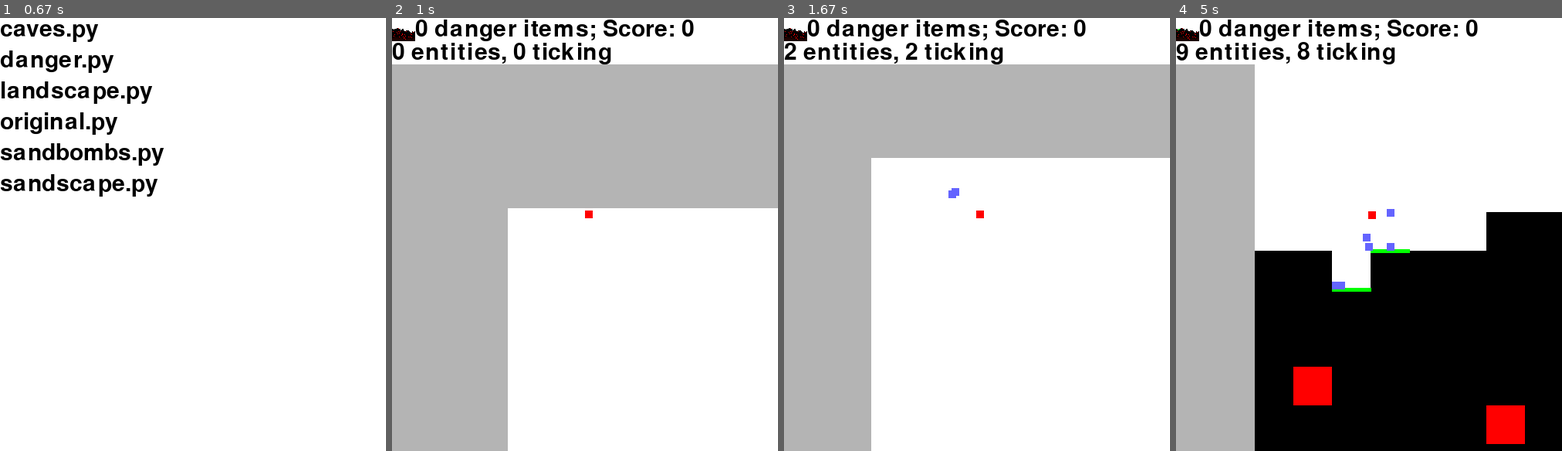
Above: before the commit, frames 1-4 (left to right).
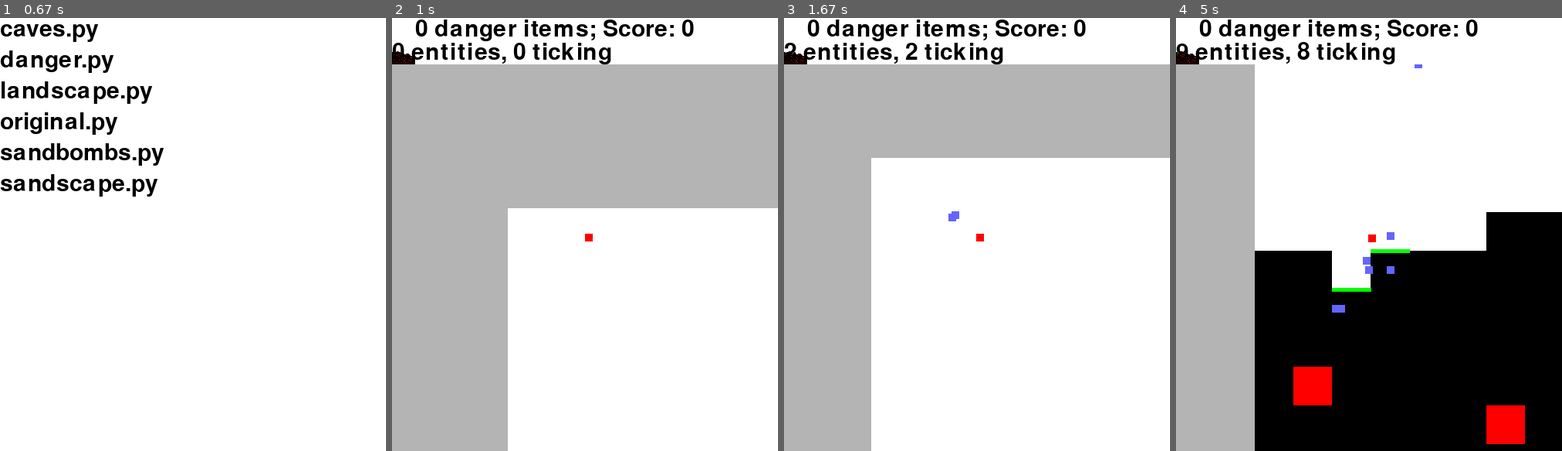
Above: after the commit, the same moments.

Repository: sillypantscoder/pygame_platformer_2
Game: pygame game, started from main.py
Two runs of this game, one before a commit and one after it. Both use one fixed random seed, a clock stepped at 60 frames per second and the inputs below.
Inputs:
- Up to frame 1 (0.67 s): click "Go >" at 0.38 s
- Up to frame 2 (1 s): click "landscape.py" at 0.72 s
- Up to frame 3 (1.67 s): tap W at 1, 1.4 s; hold Right from 1.33 s (still down)
- Up to frame 4 (5 s): tap W at 1.7, 1.9, 2.23, 2.53, 2.73, 3.03, 3.3, 3.6, 3.73, 4.13, 4.43, 4.8 s; release Right at 1.8 s; hold Up 1.83-2.13 s; hold Right 2.17-2.63 s; hold Left 2.67-3.2 s; hold Left 3.23-3.63 s; hold Up 3.67-4.03 s; hold Right 4.07-4.7 s; hold Left from 4.73 s (still down)

Frame 1 is identical in both runs. In frame 2, 0.3% of the frame differs, in the area x 0-52%, y 2-52%; in frame 3, 0.5%; in frame 4, 0.8%, in the area x 0-64%, y 2-69%.

Commit message:
Shifted screen down 30 pixels
This is to make sure you can see the same section of the world now that there is the status bar at the top.

Diff:
--- a/main.py
+++ b/main.py
@@ -157,7 +157,7 @@
 		self.initmemory()
 		things.append(self)
 	def draw(self, playerx, playery):
-		pygame.draw.rect(screen, self.color, pygame.Rect(self.x, self.y, 10, 10).move((250 - playerx, 250 - playery)))
+		pygame.draw.rect(screen, self.color, pygame.Rect(self.x, self.y, 10, 10).move((250 - playerx, 280 - playery)))
 	def tick(self):
 		if not self.ticking: return
 		self.x += self.vx
@@ -294,7 +294,7 @@
 		self.memory = {"img": "danger", "img_surface": None}
 	def draw(self, playerx, playery):
 		if (not self.memory["img_surface"]): self.memory["img_surface"] = pygame.transform.scale(pygame.image.load(self.memory["img"] + ".png"), (10, 10))
-		screen.blit(self.memory["img_surface"], (self.x + (250 - playerx), self.y + (250 - playery)))
+		screen.blit(self.memory["img_surface"], (self.x + (250 - playerx), self.y + (280 - playery)))
 		if pygame.Rect(self.x, self.y, 10, 10).colliderect(pygame.Rect(playerx, playery, 10, 10)):
 			self.die()
 			gainitem(self.memory["img"])
@@ -316,7 +316,7 @@
 		self.memory = {"img": "danger", "img_surface": None, "ticks": 100}
 	def draw(self, playerx, playery):
 		if (not self.memory["img_surface"]): self.memory["img_surface"] = pygame.image.load(self.memory["img"] + ".png")
-		screen.blit(self.memory["img_surface"], (self.x + (250 - playerx) + (self.memory["img_surface"].get_width() * -0.5), self.y + (250 - playery) + (self.memory["img_surface"].get_width() * -0.5)))
+		screen.blit(self.memory["img_surface"], (self.x + (250 - playerx) + (self.memory["img_surface"].get_width() * -0.5), self.y + (280 - playery) + (self.memory["img_surface"].get_width() * -0.5)))
 		if self.memory["ticks"] < 1:
 			self.die()
 	def tickmove(self):
@@ -448,7 +448,7 @@
 			t.die()
 	# FLIP -----------------
 	pygame.draw.rect(screen, WHITE, pygame.Rect(0, 0, 500, 60))
-	screen.blit(pygame.transform.scale(totalScreen, BOARDSIZE), (0, 0))
+	screen.blit(pygame.transform.scale(totalScreen, BOARDSIZE), (0, 30))
 	w = FONT.render(f"{str(items['danger'])} danger items; Score: {str(items['score'])}", True, BLACK)
 	screen.blit(w, (BOARDSIZE[0], 0))
 	w = FONT.render(f"{str(len(things))} entities, {str(tickingcount)} ticking", True, BLACK)
